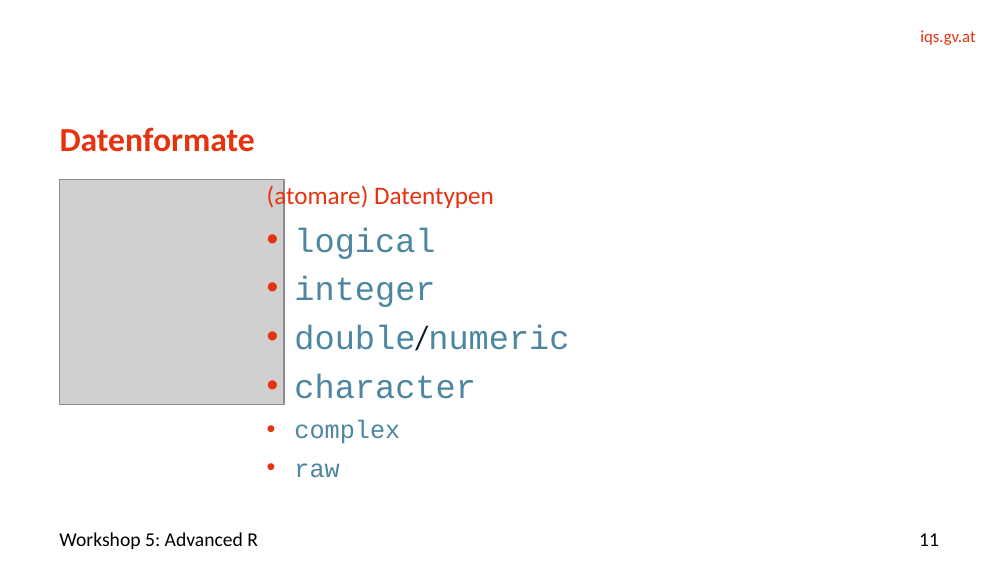
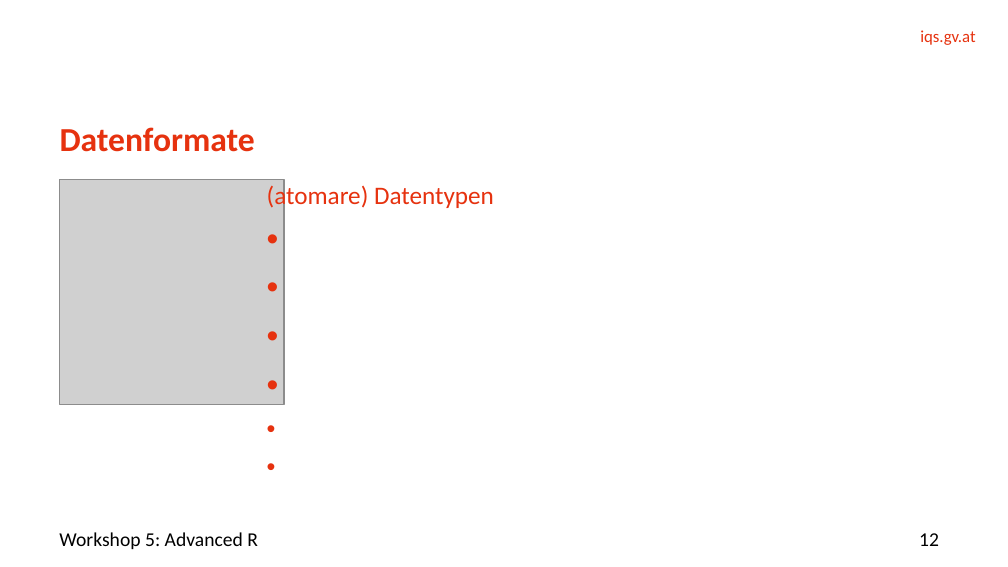
Before and after one commit to thkiefer/WS5_Advanced-R, a slide deck: slide 12 of Folien/WS5_Advanced-R.pptx (slide 11 before the commit). Drawn at 1008x567 pixels with LibreOffice and Linux fonts; fonts in the diff are those of the drawing; grey boxes stand for pictures; background and template pictures are left out. Boxes give left, top, right and bottom in pixels: in the first picture for what was removed or moved away, otherwise in the second. Text is boxed around its words. In the diff, an @@ line names an element or a change of style, - is before the commit and + after.

```diff
--- a/Folien/WS5_Advanced-R.pptx
+++ b/Folien/WS5_Advanced-R.pptx
@@ text at (x1=294, y1=227, x2=569, y2=477): paragraphs removed @@
-• logical
-• integer
-• double/numeric
-• character
-• complex
-• raw
@@ page number at (x1=919, y1=533, x2=939, y2=546): text changed @@
-11
+12
```
Also in this commit, not shown: 3 other slides changed, 1 slide added.
